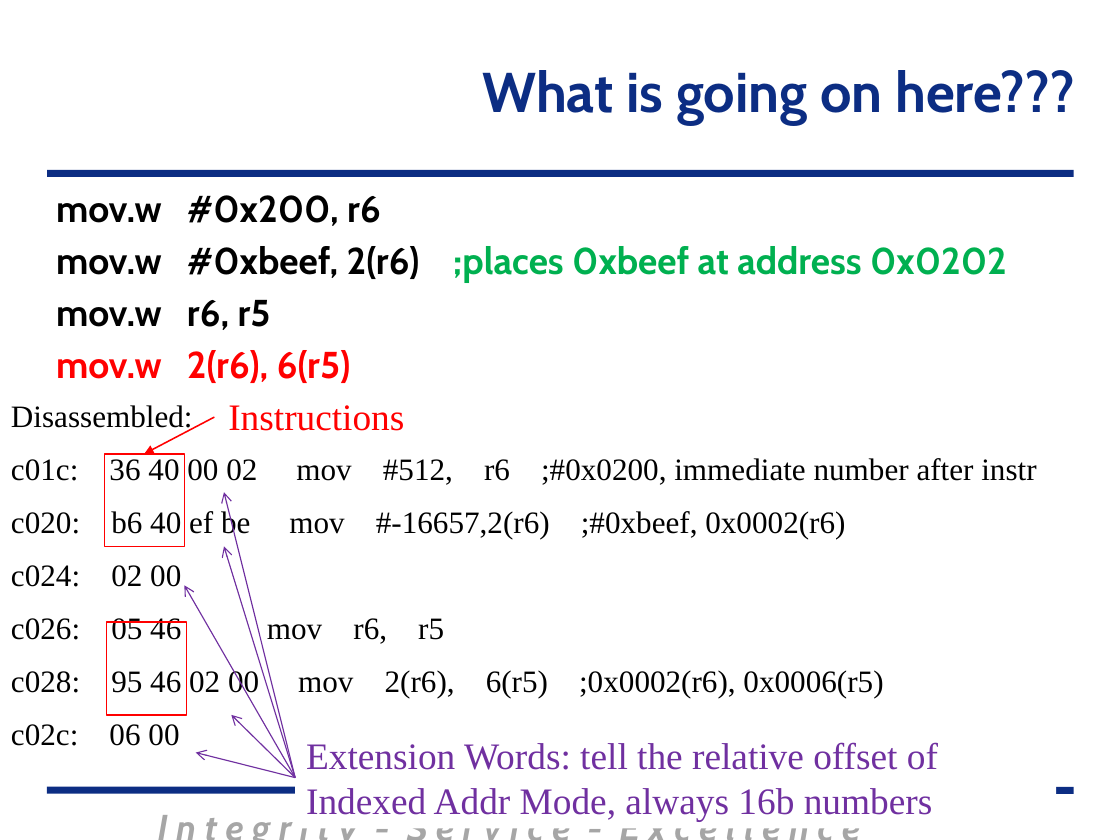
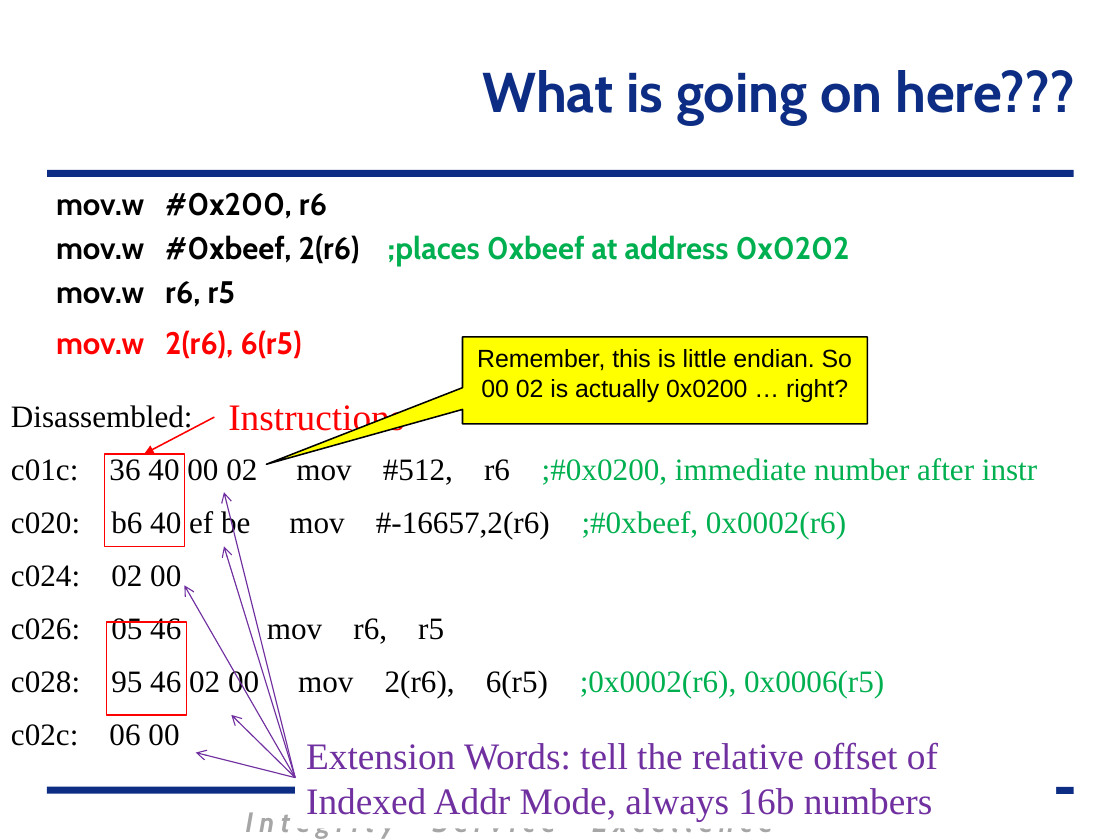
Before and after one commit to MarsUniversity/ECE382, a slide deck: slide 35 of source/lessons/lsn3-4-5/Lsn3-4-5.pptx (slide 32 before the commit). Drawn at 1120x840 pixels with LibreOffice and Linux fonts; fonts in the diff are those of the drawing; background and template pictures are left out. Boxes give left, top, right and bottom in pixels: in the first picture for what was removed or moved away, otherwise in the second. Text is boxed around its words. In the diff, an @@ line names an element or a change of style, - is before the commit and + after.

```diff
--- a/source/lessons/lsn3-4-5/Lsn3-4-5.pptx
+++ b/source/lessons/lsn3-4-5/Lsn3-4-5.pptx
@@ text "mov.w #0x200, r6" at <box>56,192,850,359</box>: size 24 to 20 pt @@
@@ speech box added at <box>463,337,867,424</box>, fill #FFFF00, outline #000000 1 pt, 16 pt, text #000000 @@
+Remember, this is little endian. So 00 02 is actually 0x0200 … right?
@@ text at <box>11,456,1037,698</box>: text colour #000000 to #00B050 in ";#0x0200, immediate number after instr", ";#0xbeef, 0x0002(r6)", ";0x0002(r6), 0x0006(r5)" @@
@@ text "I n t e g ..." at <box>245,808,773,838</box>: size 24 to 18 pt; less space between paragraphs @@
```
Also in this commit, not shown: 42 other slides changed, 1 slide added, 10 slides removed, 4 other files.
